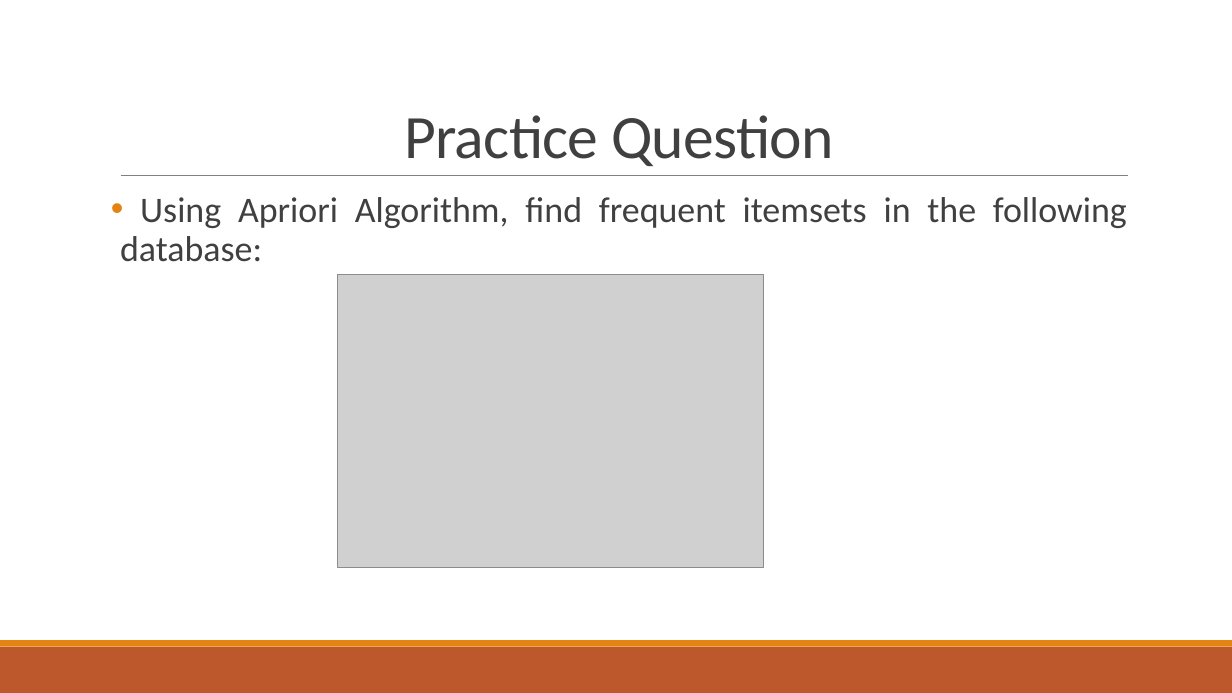
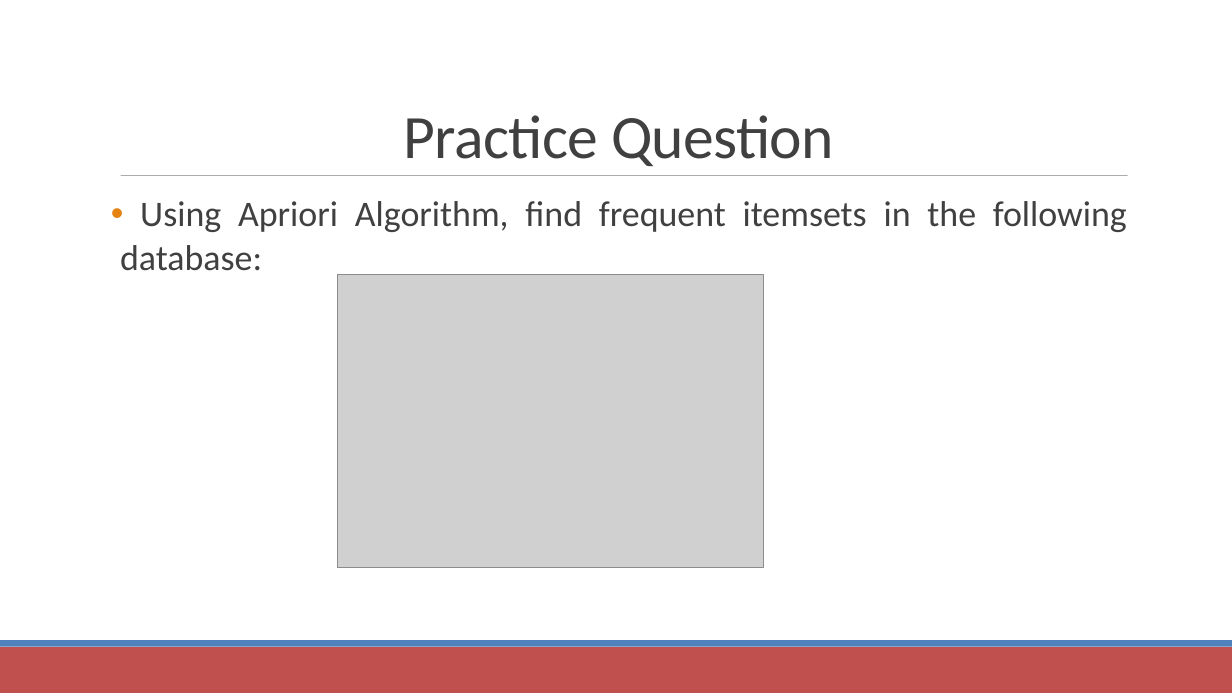
Before and after one commit to raghavmittal101/nu-sem8-course-material, a slide deck: slide 9 of data_mining_CS451/MS1/Lecture 7.pptx. Drawn at 1232x693 pixels with LibreOffice and Linux fonts; fonts in the diff are those of the drawing; grey boxes stand for pictures. Boxes give left, top, right and bottom in pixels: in the first picture for what was removed or moved away, otherwise in the second. Text is boxed around its words. In the diff, an @@ line names an element or a change of style, - is before the commit and + after.

```diff
--- a/data_mining_CS451/MS1/Lecture 7.pptx
+++ b/data_mining_CS451/MS1/Lecture 7.pptx
@@ text "Practice Question" at (x1=404, y1=115, x2=834, y2=166): line spacing 0.85 to 1 @@
@@ line (121, 176) - (1128, 176): stroke #808080 0.5 pt to #808080 0.51 pt @@
@@ text "Using Apriori Algorithm, find frequent ..." at (x1=120, y1=201, x2=1127, y2=271): line spacing 0.9 to 1; less space between paragraphs @@
@@ rectangle at (x1=0, y1=647, x2=1232, y2=693): fill #BD582C to #C0504D @@
@@ rectangle at (x1=0, y1=640, x2=1232, y2=647): fill #E48312 to #4F81BD @@
```
Also in this commit, not shown: 9 other slides changed, 19 other files.
